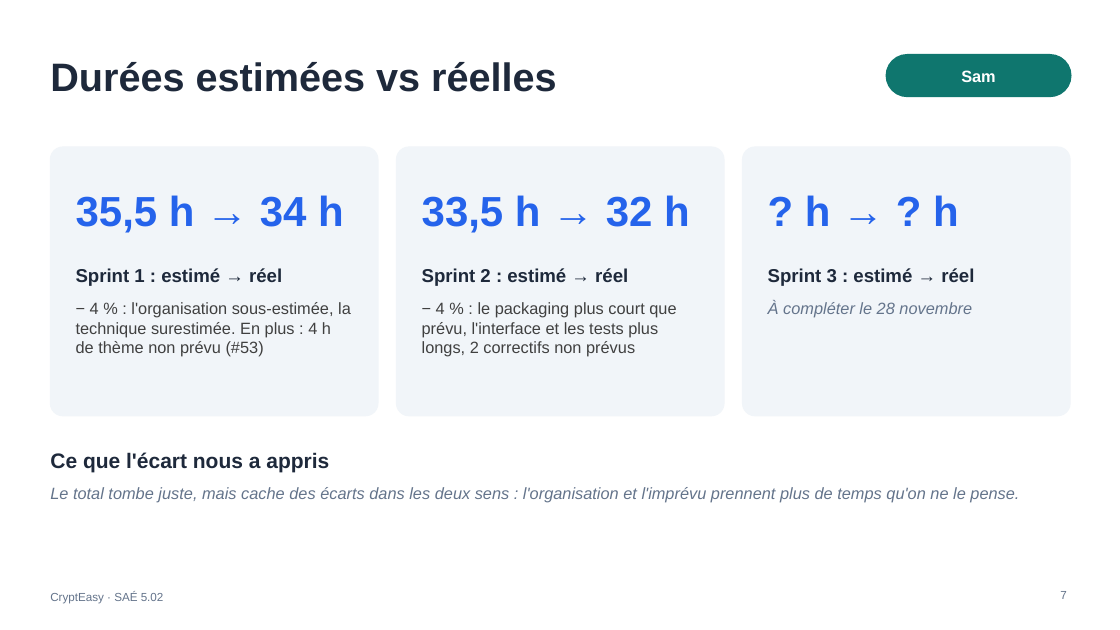
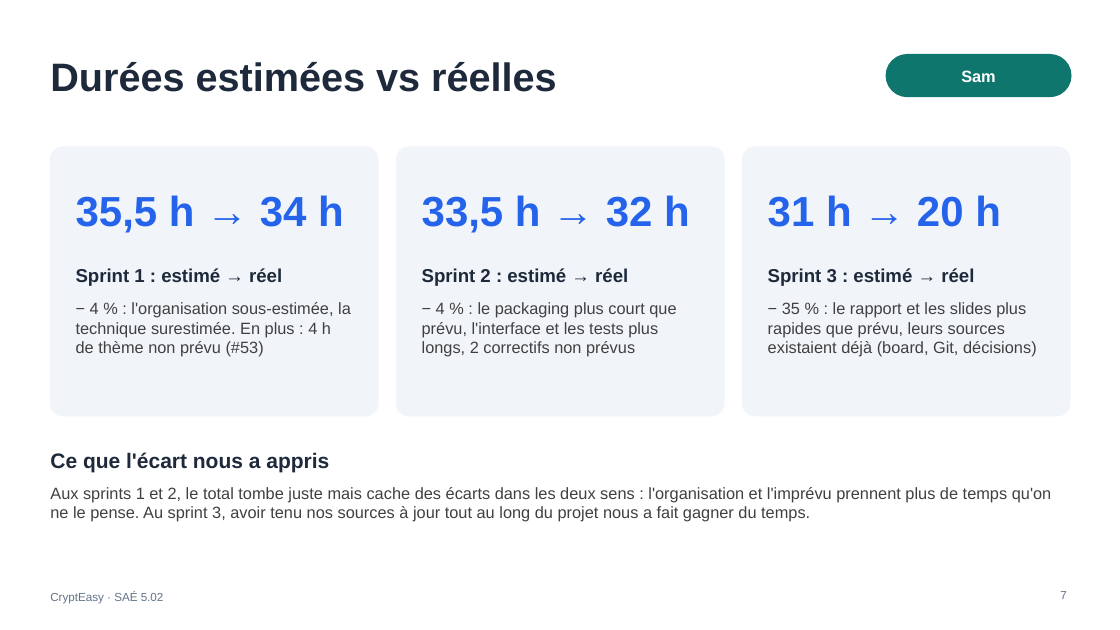
Before and after one commit to DiogoF-Hub/CryptEasy, a slide deck: slide 7 of docs/slides/CryptEasy_Soutenance_modele.pptx. Drawn at 1120x630 pixels with LibreOffice and Linux fonts; fonts in the diff are those of the drawing. Boxes give left, top, right and bottom in pixels: in the first picture for what was removed or moved away, otherwise in the second. Text is boxed around its words. In the diff, an @@ line names an element or a change of style, - is before the commit and + after.

```diff
--- a/docs/slides/CryptEasy_Soutenance_modele.pptx
+++ b/docs/slides/CryptEasy_Soutenance_modele.pptx
@@ text at (768,195,1001,227): text changed @@
-? h → ? h
+31 h → 20 h
@@ text at (768,302,1037,357): text changed; text colour #64748B to #404040; italic off @@
-À compléter le 28 novembre
+− 35 % : le rapport et les slides plus rapides que prévu, leurs sources existaient déjà (board, Git, décisions)
@@ text at (50,487,1052,522): text changed; text colour #64748B to #404040; italic off @@
-Le total tombe juste, mais cache des écarts dans les deux sens : l'organisation et l'imprévu prennent plus de temps qu'on ne le pense.
+Aux sprints 1 et 2, le total tombe juste mais cache des écarts dans les deux sens : l'organisation et l'imprévu prennent plus de temps qu'on ne le pense. Au sprint 3, avoir tenu nos sources à jour tout au long du projet nous a fait gagner du temps.
```
Also in this commit, not shown: 5 other files.
